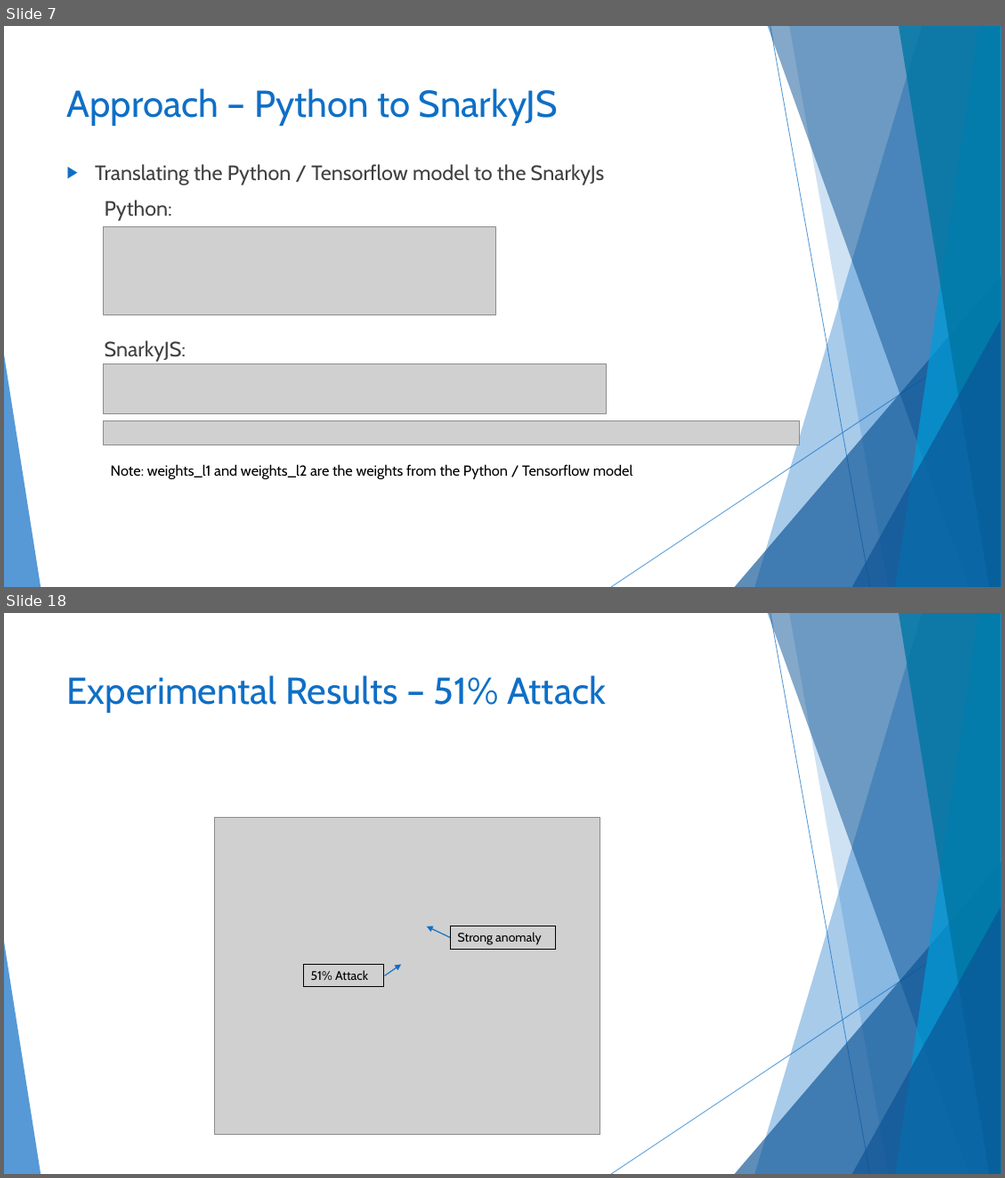
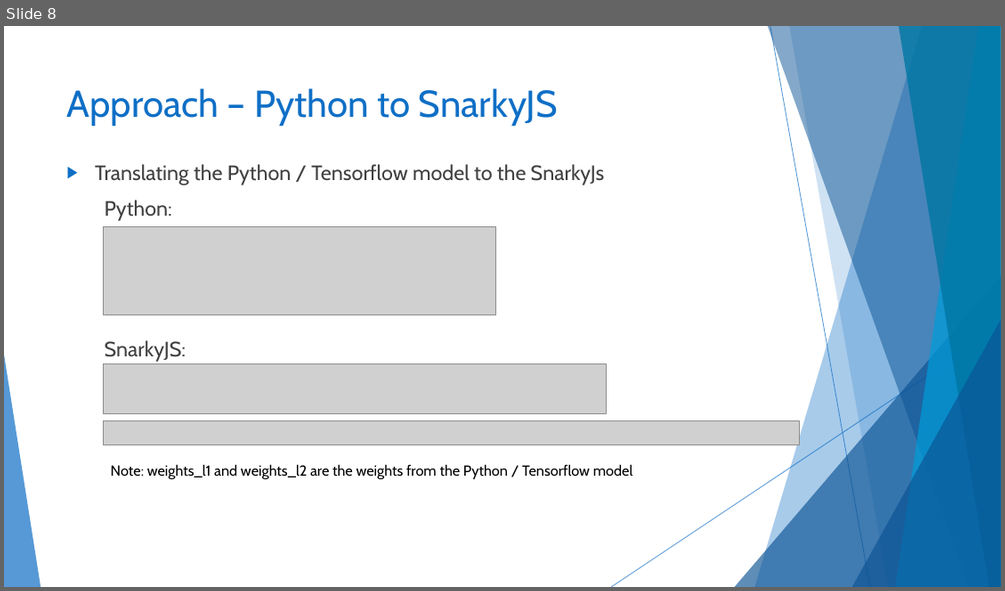
Before and after one commit to gordonfreemanfree/SnarkyNet-MNIST-Digits, a slide deck: Makalfo_Deep_Neural_Network.pptx. Shown one above the other, each under a label of ours: slides 7 and 18 before the commit, slide 8 after it; the slides between them are not shown. The pictures are 1005x1178 and 1005x591 pixels, drawn with LibreOffice and Linux fonts; fonts in the diff are those of the drawing; grey boxes stand for pictures. Boxes give left, top, right and bottom in pixels: in the first picture for what was removed or moved away, otherwise in the second. Text is boxed around its words. In the diff, an @@ line names an element or a change of style, - is before the commit and + after.

```diff
--- a/Makalfo_Deep_Neural_Network.pptx
+++ b/Makalfo_Deep_Neural_Network.pptx
@@ slide 18 removed at [4, 613, 1001, 1174], background #FFFFFF; not listed: 10 template elements that a slide beside it also shows @@
@@ title removed at [67, 675, 606, 713] @@
-Experimental Results – 51% Attack
@@ picture removed at [215, 817, 600, 1135] @@
@@ arrow removed from (451, 938) to (427, 926) @@
@@ rectangle removed at [451, 926, 556, 949] @@
-Strong anomaly
@@ rectangle removed at [303, 965, 384, 987] @@
-51% Attack
@@ arrow removed from (385, 976) to (401, 965) @@
@@ what was slide 7 is now slide 8 @@
```
Also in this commit, not shown: 1 slide changed, 9 slides added, 14 other slides removed.
